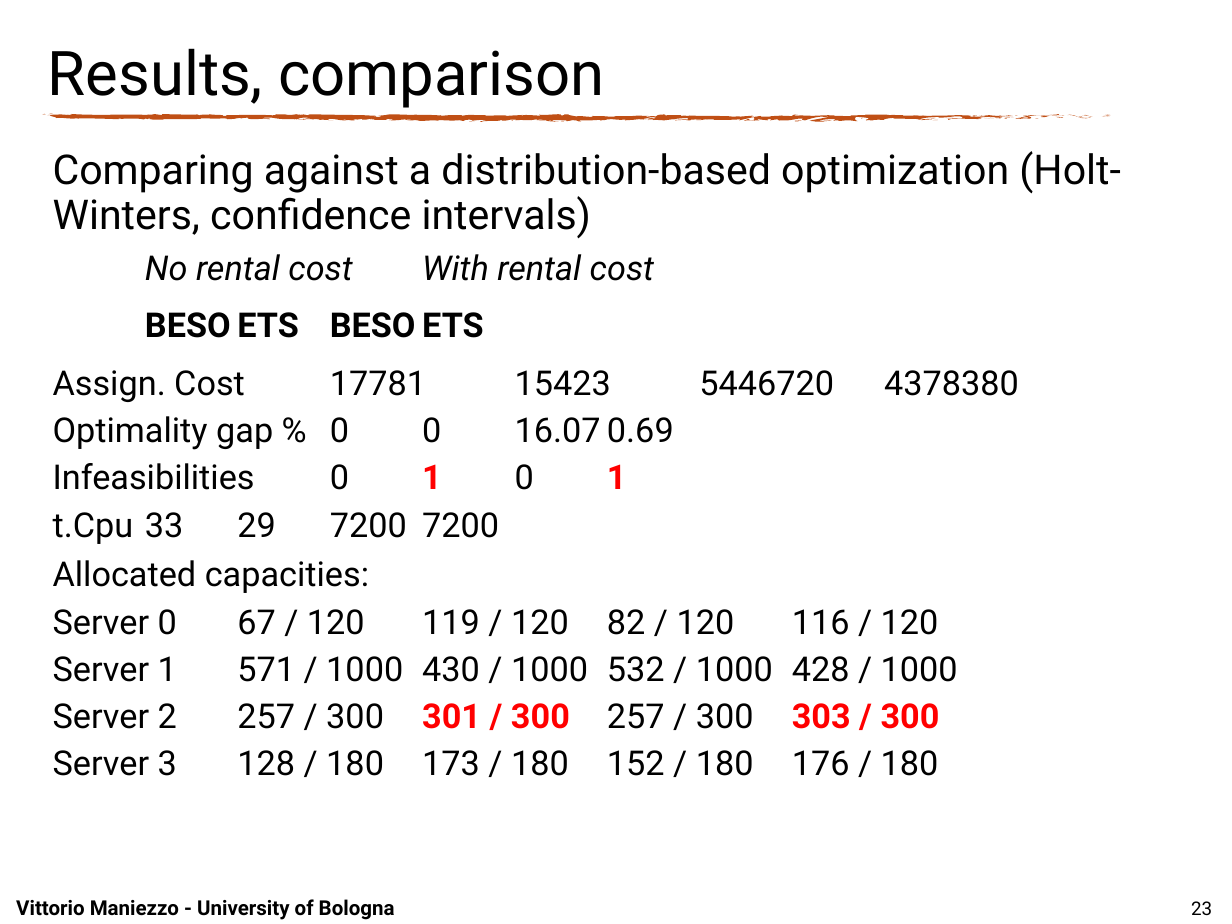
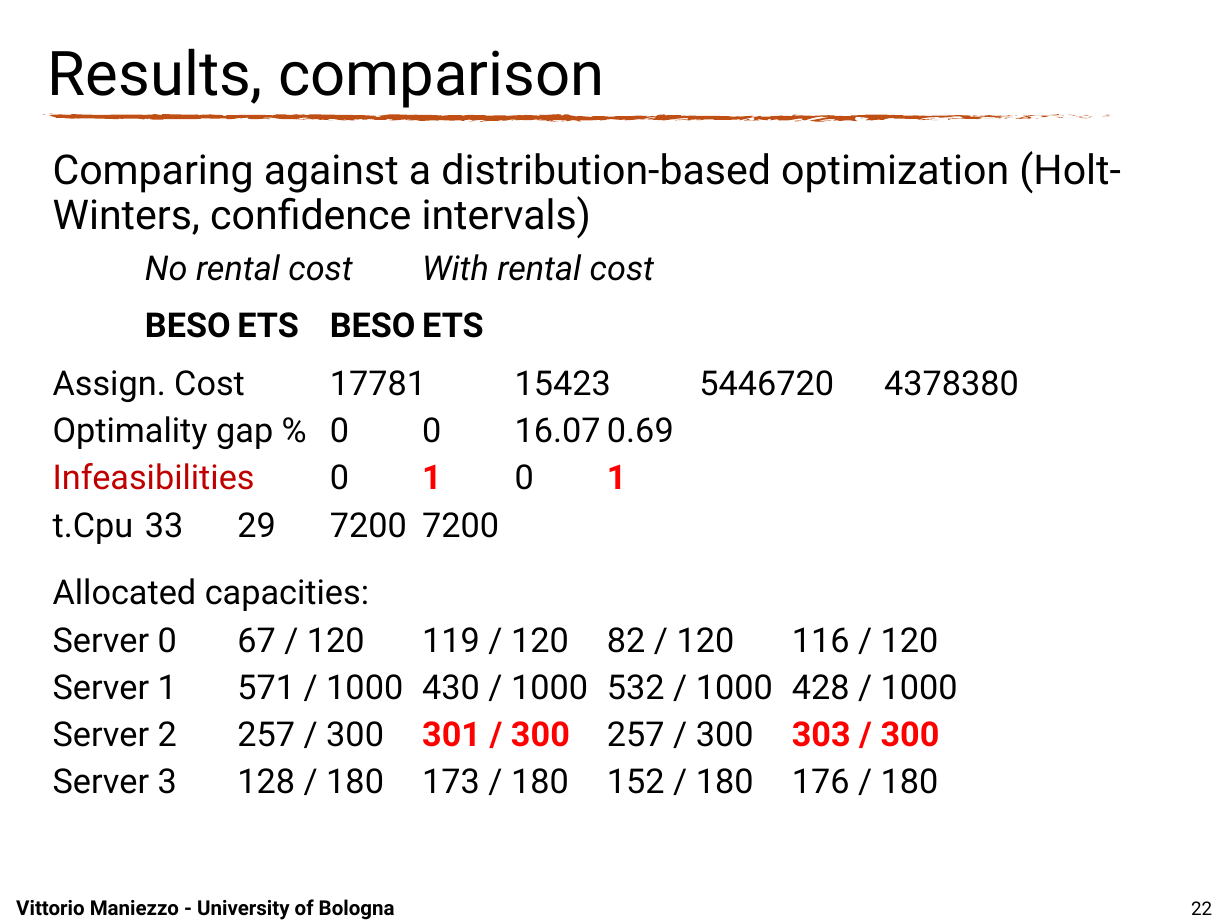
Before and after one commit to maniezzo/GDOforecast, a slide deck: slide 22 of doc/IFORS2026/Ifors_PPT_BESO.pptx (slide 23 before the commit). Drawn at 1232x924 pixels with LibreOffice and Linux fonts; fonts in the diff are those of the drawing; background and template pictures are left out. Boxes give left, top, right and bottom in pixels: in the first picture for what was removed or moved away, otherwise in the second. Text is boxed around its words. In the diff, an @@ line names an element or a change of style, - is before the commit and + after.

```diff
--- a/doc/IFORS2026/Ifors_PPT_BESO.pptx
+++ b/doc/IFORS2026/Ifors_PPT_BESO.pptx
@@ text at (53, 463, 627, 611): text colour #000000 to #C00000 in "Infeasibilities"; more space between paragraphs @@
@@ page number at (1191, 901, 1212, 915): text changed @@
-23
+22
```
Also in this commit, not shown: 6 other slides changed, 1 slide removed, 3 other files.
